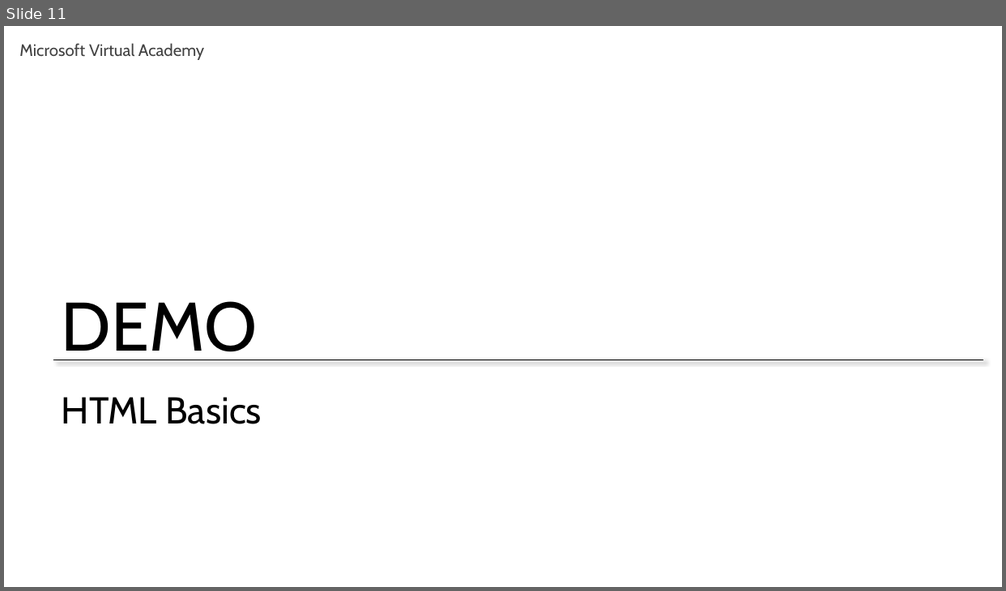
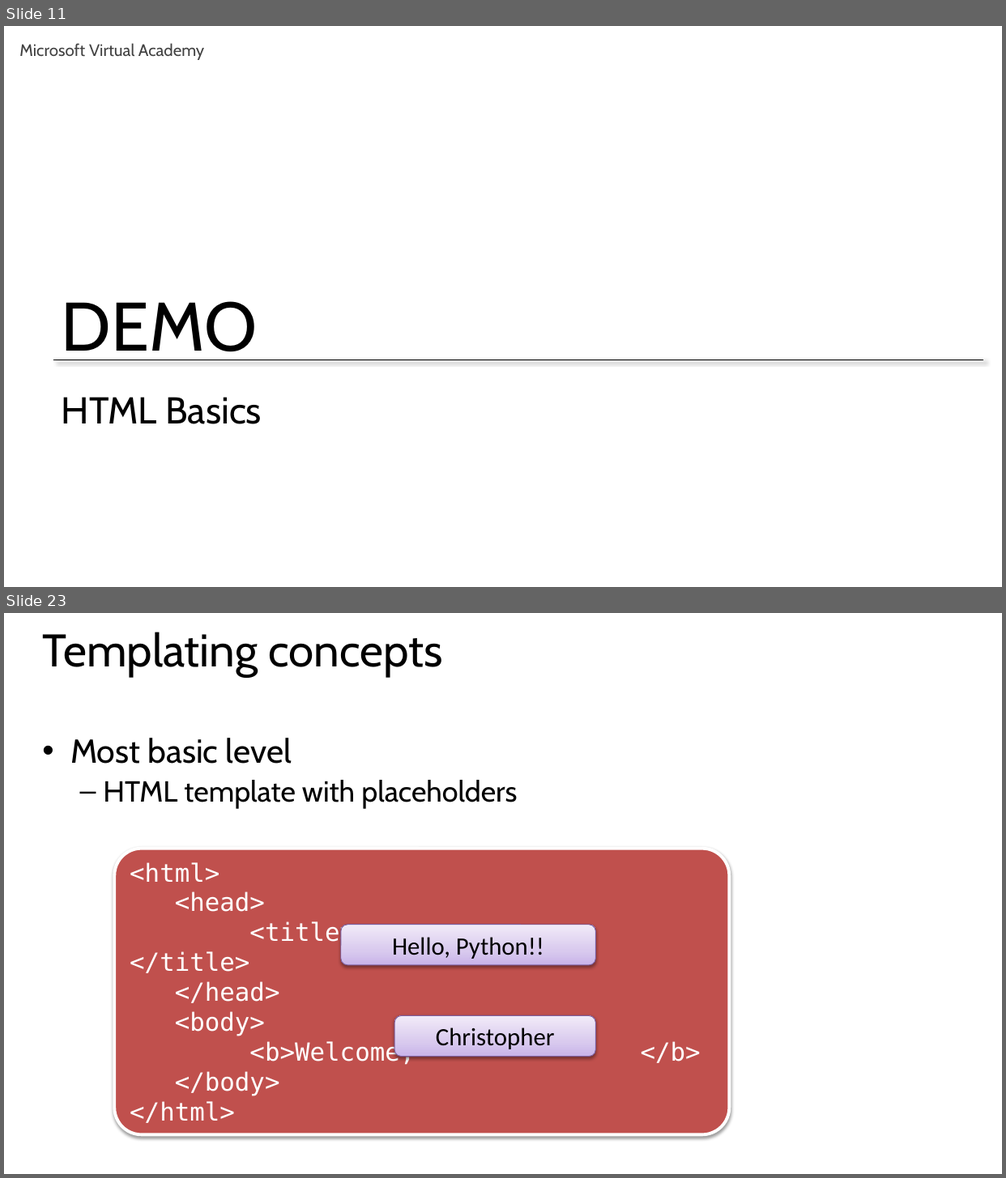
Before and after one commit to GeekTrainer/Flask, a slide deck: Slides/Module 3 - Creating an interface.pptx. Shown one above the other, each under a label of ours: slide 11 before the commit, slides 11 and 23 after it; the slides between them are not shown. The pictures are 1006x591 and 1006x1178 pixels, drawn with LibreOffice and Linux fonts; fonts in the diff are those of the drawing. Boxes give left, top, right and bottom in pixels: in the first picture for what was removed or moved away, otherwise in the second. Text is boxed around its words. In the diff, an @@ line names an element or a change of style, - is before the commit and + after.

```diff
--- a/Slides/Module 3 - Creating an interface.pptx
+++ b/Slides/Module 3 - Creating an interface.pptx
@@ slide 23 added at [4, 613, 1002, 1174], background #FFFFFF @@
@@ title added at [43, 632, 443, 677], 44 pt, text #000000 @@
+Templating concepts
@@ text added at [70, 738, 517, 809], 28 pt, text #000000 @@
+• Most basic level
+  – HTML template with placeholders
@@ rounded rectangle added at [115, 849, 730, 1135], fill #C0504D, outline #FFFFFF 3 pt, 24 pt, text #FFFFFF @@
+<html>
+<head>
+<title> </title>
+</head>
+<body>
+<b>Welcome, </b>
+</body>
+</html>
@@ rounded rectangle added at [341, 924, 596, 965], fill gradient #C9B5E8 to #D8CBEE to #F0EAF9, outline #7D60A0 0.75 pt, 24 pt, text #000000 @@
+Hello, Python!!
@@ rounded rectangle added at [394, 1016, 596, 1056], fill gradient #C9B5E8 to #D8CBEE to #F0EAF9, outline #7D60A0 0.75 pt, 24 pt, text #000000 @@
+Christopher
```
Also in this commit, not shown: 1 slide changed, 19 other slides added.
